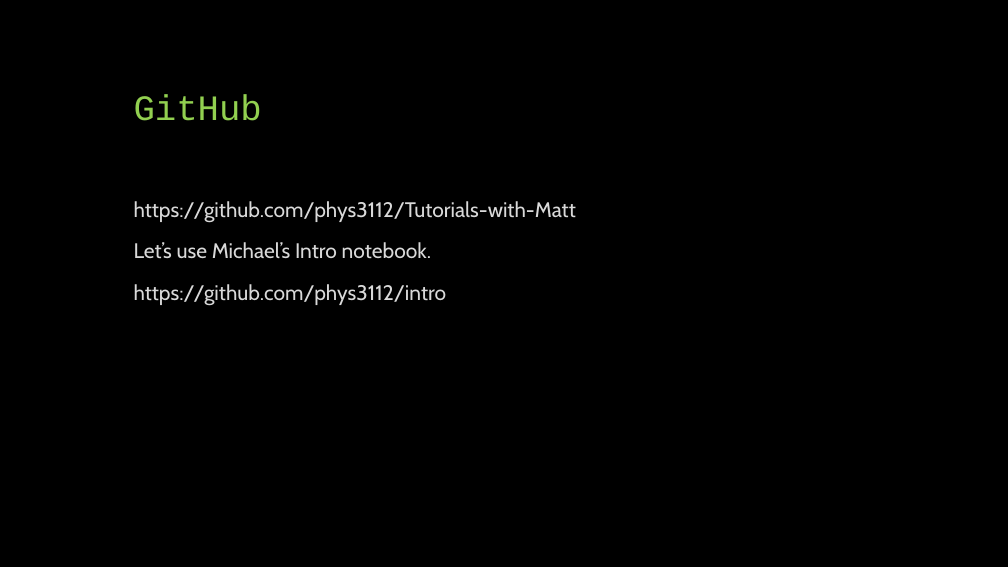
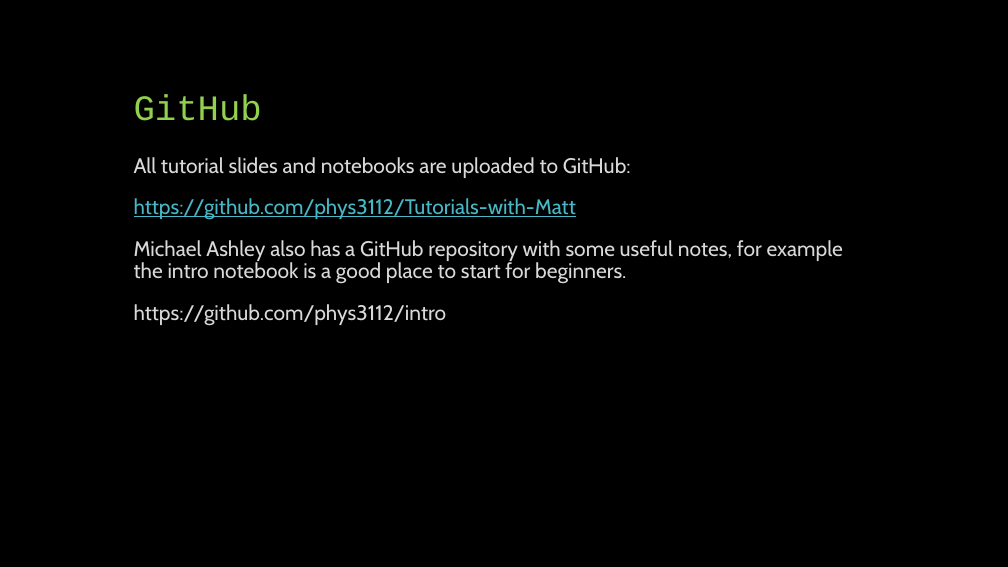
Before and after one commit to phys3112/Tutorials-with-Matt, a slide deck: slide 14 of Tutorial 1 Getting started.pptx. Drawn at 1008x567 pixels with LibreOffice and Linux fonts; fonts in the diff are those of the drawing. Boxes give left, top, right and bottom in pixels: in the first picture for what was removed or moved away, otherwise in the second. Text is boxed around its words. In the diff, an @@ line names an element or a change of style, - is before the commit and + after.

```diff
--- a/Tutorial 1 Getting started.pptx
+++ b/Tutorial 1 Getting started.pptx
@@ text at (134, 157, 631, 178): paragraph added @@
+All tutorial slides and notebooks are uploaded to GitHub:
@@ text at (134, 198, 576, 220): text colour #D9D9D9 to #47B8C7, underline on in "https://github.com/phys3112/Tutorials-with-Matt" @@
@@ text at (134, 240, 843, 284): text changed @@
-Let’s use Michael’s Intro notebook.
+Michael Ashley also has a GitHub repository with some useful notes, for example the intro notebook is a good place to start for beginners.
```
Also in this commit, not shown: 2 other slides changed, 4 other files.
